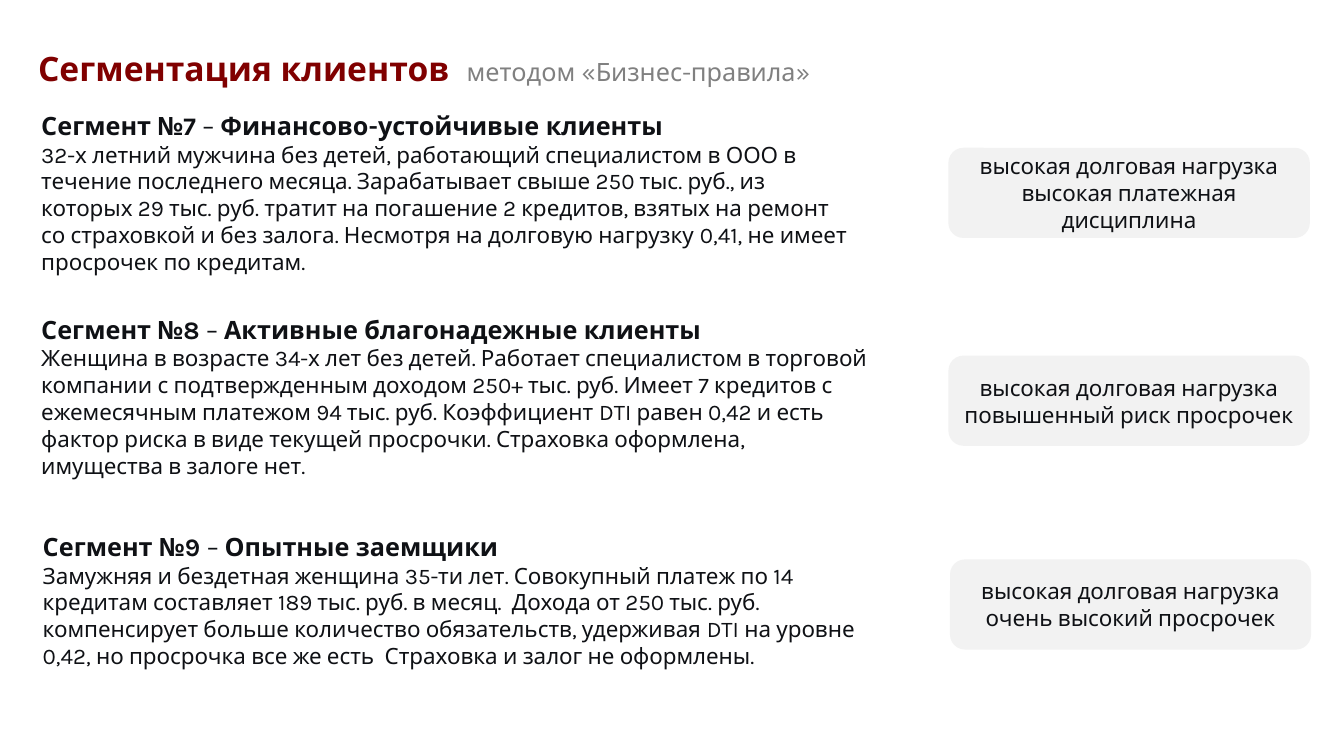
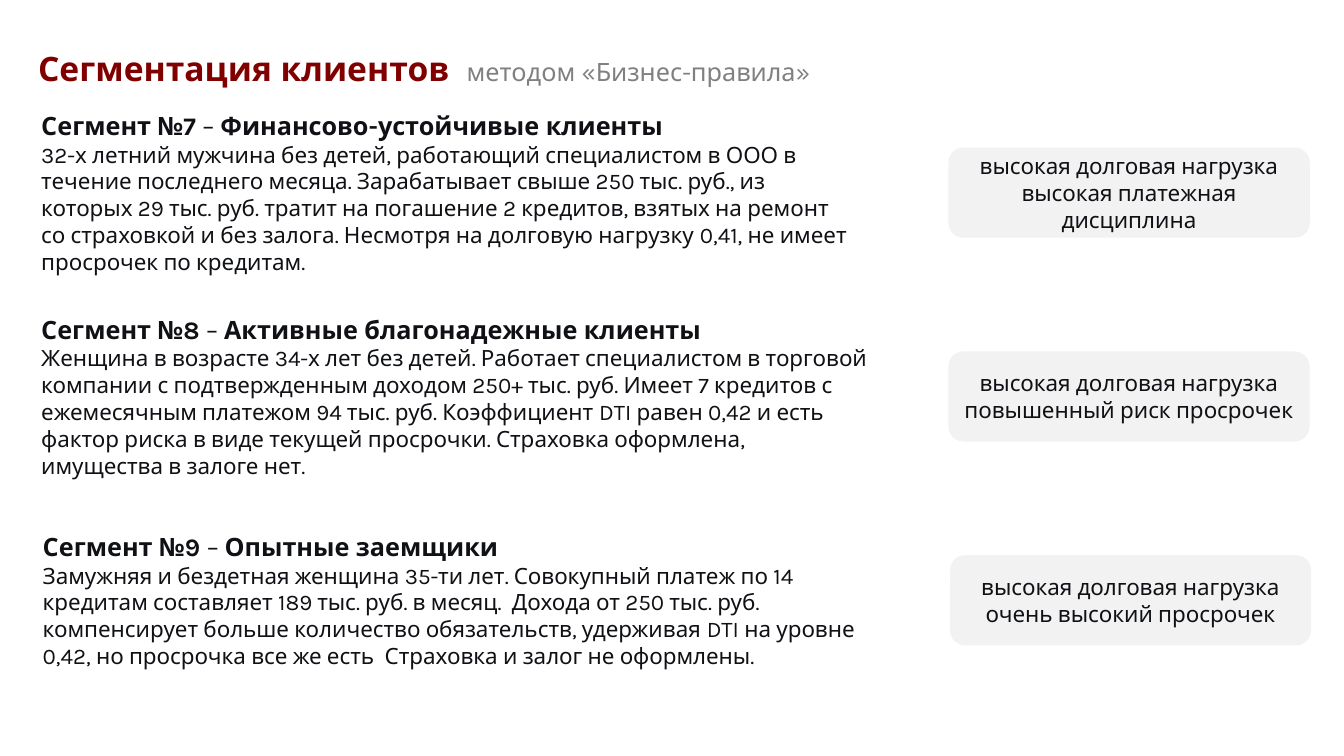
Before and after one commit to arinakatysheva/HW_1_2025-Katysheva_Arina, a slide deck: slide 33 of HW1.pptx. Drawn at 1344x756 pixels with LibreOffice and Linux fonts; fonts in the diff are those of the drawing. Boxes give left, top, right and bottom in pixels: in the first picture for what was removed or moved away, otherwise in the second. Text is boxed around its words. In the diff, an @@ line names an element or a change of style, - is before the commit and + after.

```diff
--- a/HW1.pptx
+++ b/HW1.pptx
@@ rounded rectangle "высокая долговая нагрузка": place and size @@
-rounded rectangle "высокая долговая нагрузка" at (949, 356, 1310, 446)
+rounded rectangle "высокая долговая нагрузка" at (949, 352, 1310, 442)
@@ rounded rectangle "высокая долговая нагрузка": place and size @@
-rounded rectangle "высокая долговая нагрузка" at (950, 560, 1311, 649)
+rounded rectangle "высокая долговая нагрузка" at (950, 556, 1311, 645)
```
Also in this commit, not shown: 2 other slides changed, 2 slides added.
